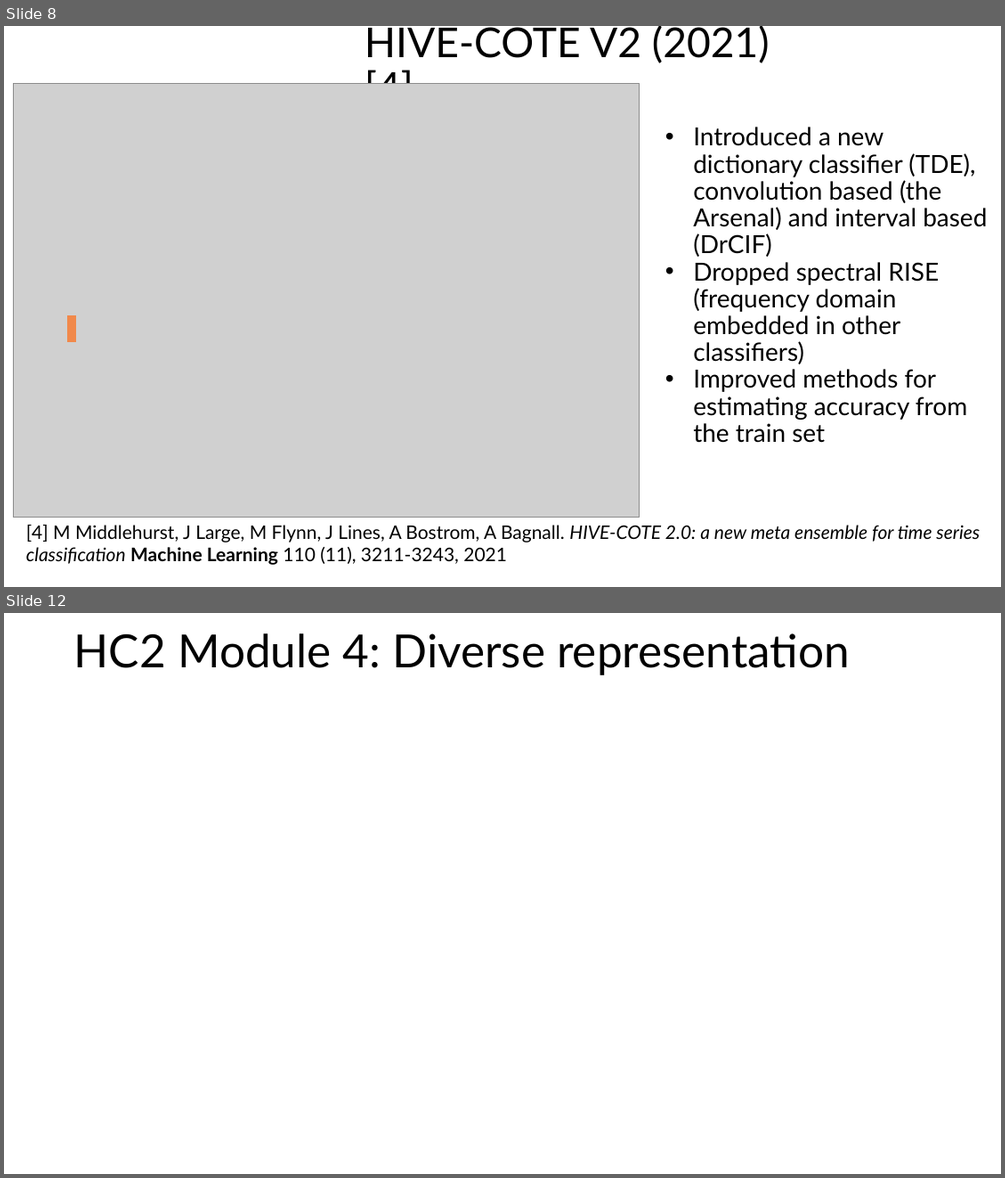
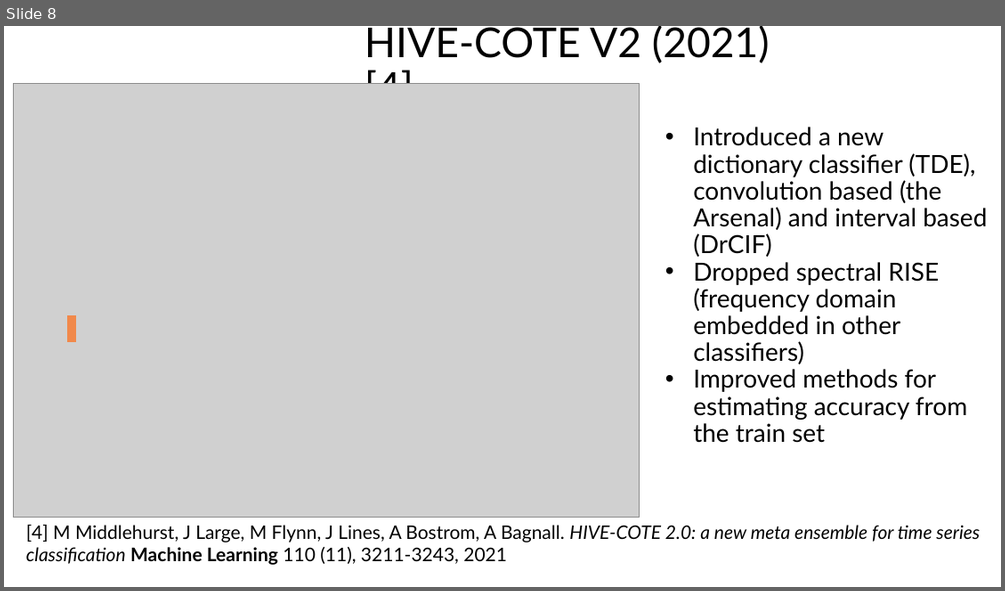
Before and after one commit to aeon-toolkit/aeon-tutorials, a slide deck: KDD-2024/Slides/part9_hybrids.pptx. Shown one above the other, each under a label of ours: slides 8 and 12 before the commit, slide 8 after it; the slides between them are not shown. The pictures are 1005x1178 and 1005x591 pixels, drawn with LibreOffice and Linux fonts; fonts in the diff are those of the drawing; grey boxes stand for pictures. Boxes give left, top, right and bottom in pixels: in the first picture for what was removed or moved away, otherwise in the second. Text is boxed around its words. In the diff, an @@ line names an element or a change of style, - is before the commit and + after.

```diff
--- a/KDD-2024/Slides/part9_hybrids.pptx
+++ b/KDD-2024/Slides/part9_hybrids.pptx
@@ slide 12 removed at [4,613,1001,1174], background #FFFFFF @@
@@ title removed at [74,633,850,675] @@
-HC2 Module 4: Diverse representation
```
Also in this commit, not shown: 3 slides changed, 5 slides added, 3 other slides removed, 2 other files.
